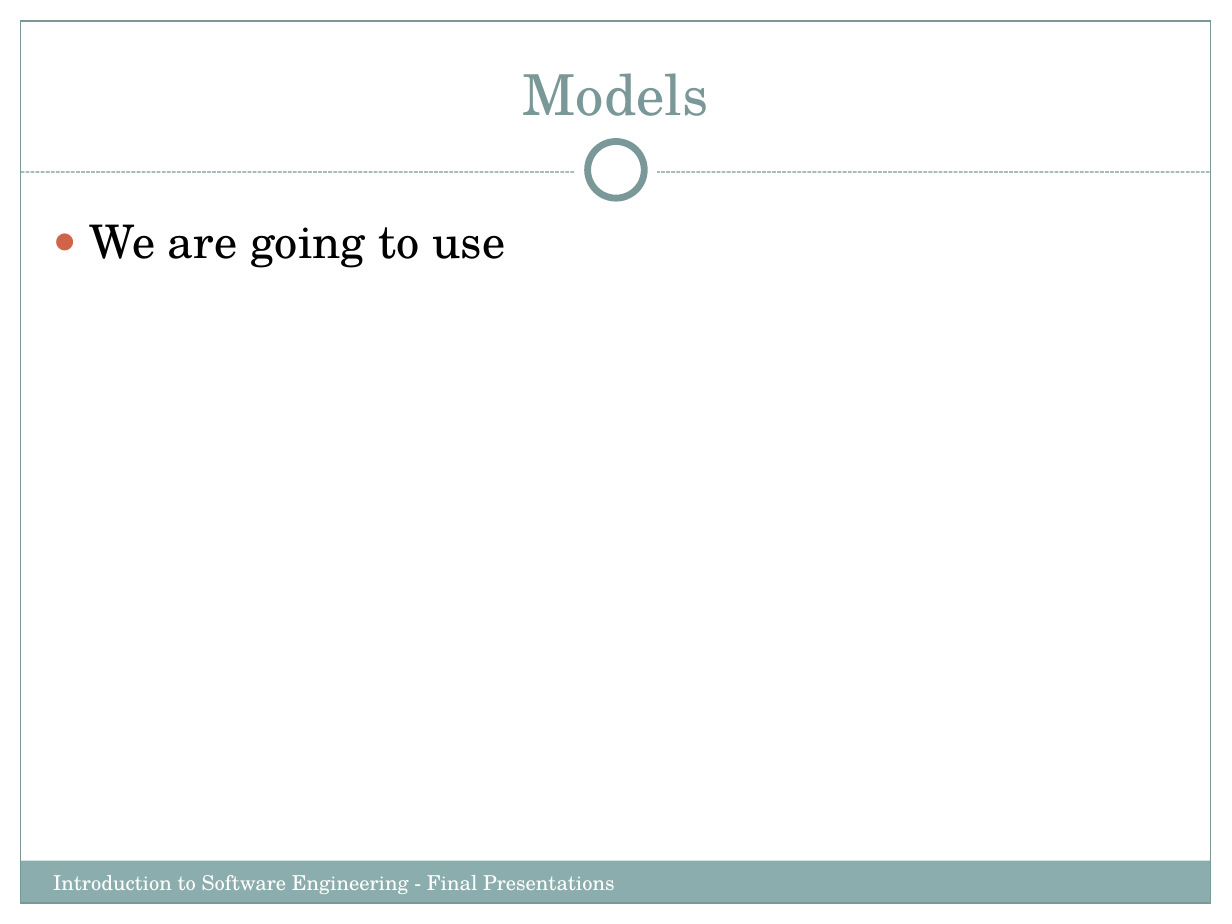
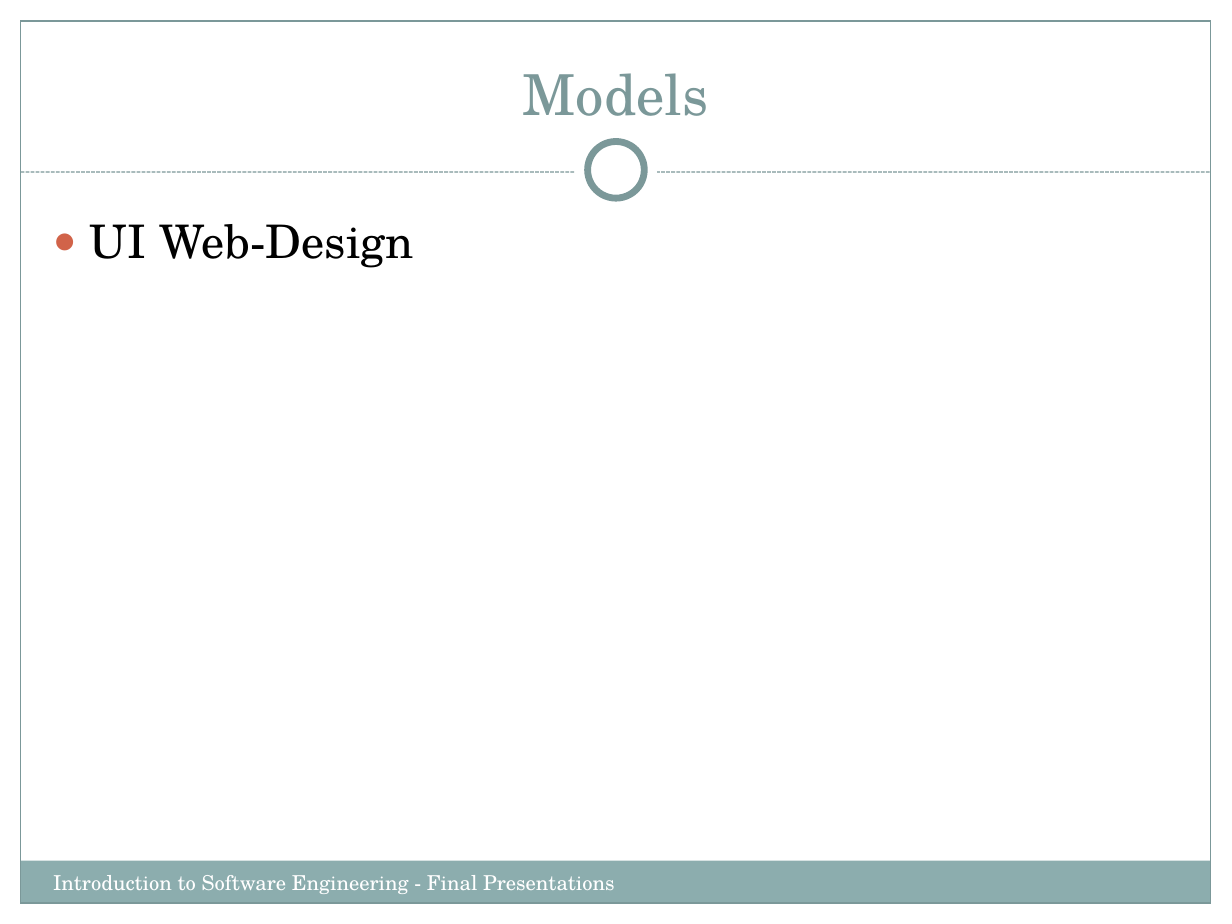
Before and after one commit to Sang712UMA/PetsApp, a slide deck: slide 9 of Presentation/AdrianSlides_WORKINPROGRESS.pptx (slide 3 before the commit). Drawn at 1232x924 pixels with LibreOffice and Linux fonts; fonts in the diff are those of the drawing. Boxes give left, top, right and bottom in pixels: in the first picture for what was removed or moved away, otherwise in the second. Text is boxed around its words. In the diff, an @@ line names an element or a change of style, - is before the commit and + after.

```diff
--- a/Presentation/AdrianSlides_WORKINPROGRESS.pptx
+++ b/Presentation/AdrianSlides_WORKINPROGRESS.pptx
@@ text at <box>90,224,414,268</box>: text changed @@
-● We are going to use
+● UI Web-Design
```
Also in this commit, not shown: 3 other slides changed, 7 slides added, 9 other files.
